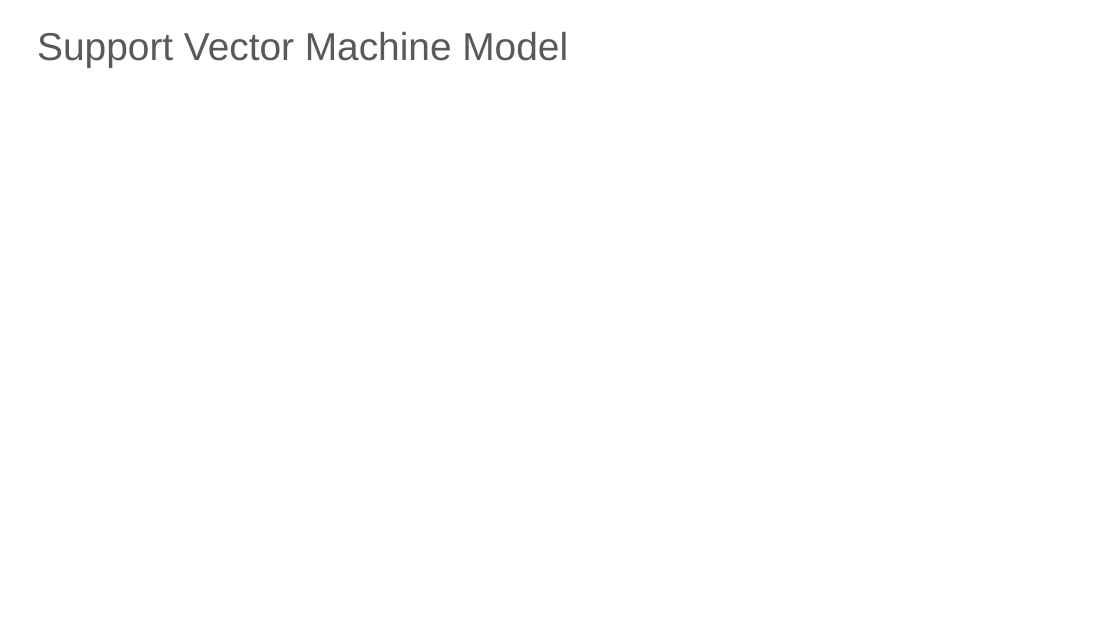
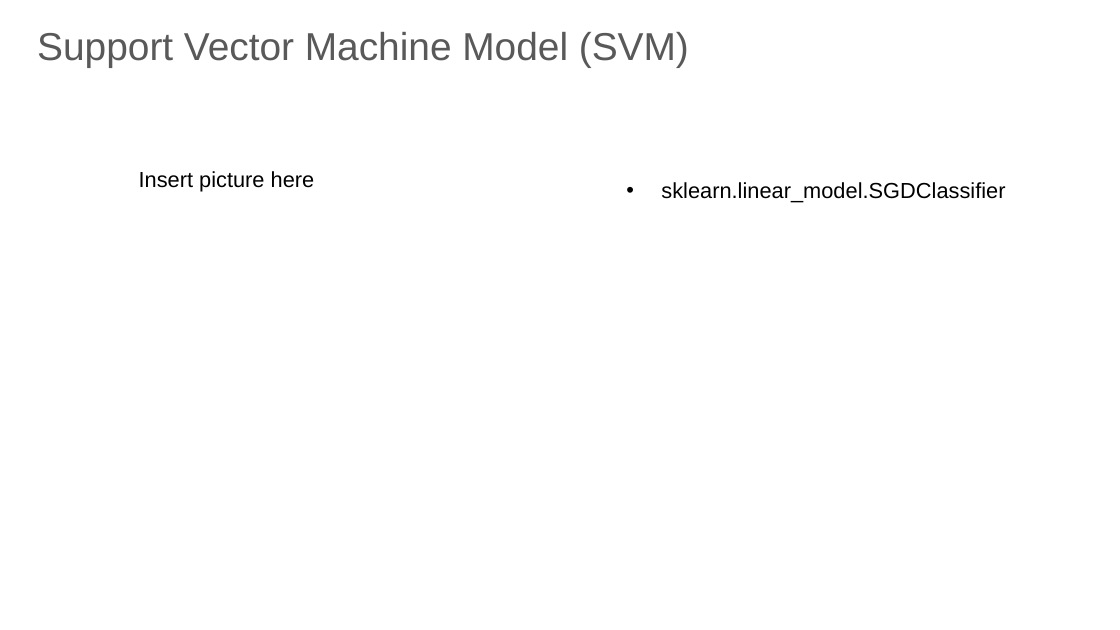
Before and after one commit to Root18D/AAI-501--Machine-Learning, a slide deck: slide 8 of AAI_501_Final_Project_Presentation_Group6_r1.pptx. Drawn at 1120x630 pixels with LibreOffice and Linux fonts; fonts in the diff are those of the drawing; background and template pictures are left out. Boxes give left, top, right and bottom in pixels: in the first picture for what was removed or moved away, otherwise in the second. Text is boxed around its words. In the diff, an @@ line names an element or a change of style, - is before the commit and + after.

```diff
--- a/AAI_501_Final_Project_Presentation_Group6_r1.pptx
+++ b/AAI_501_Final_Project_Presentation_Group6_r1.pptx
@@ text at <box>37,32,689,67</box>: text changed @@
-Support Vector Machine Model
+Support Vector Machine Model (SVM)
@@ text added at <box>139,171,315,191</box>, 14 pt, text #000000 @@
+Insert picture here
@@ text added at <box>661,182,1005,203</box>, 14 pt, text #000000 @@
+• sklearn.linear_model.SGDClassifier
```
Also in this commit, not shown: 6 slides added, 2 other files.
